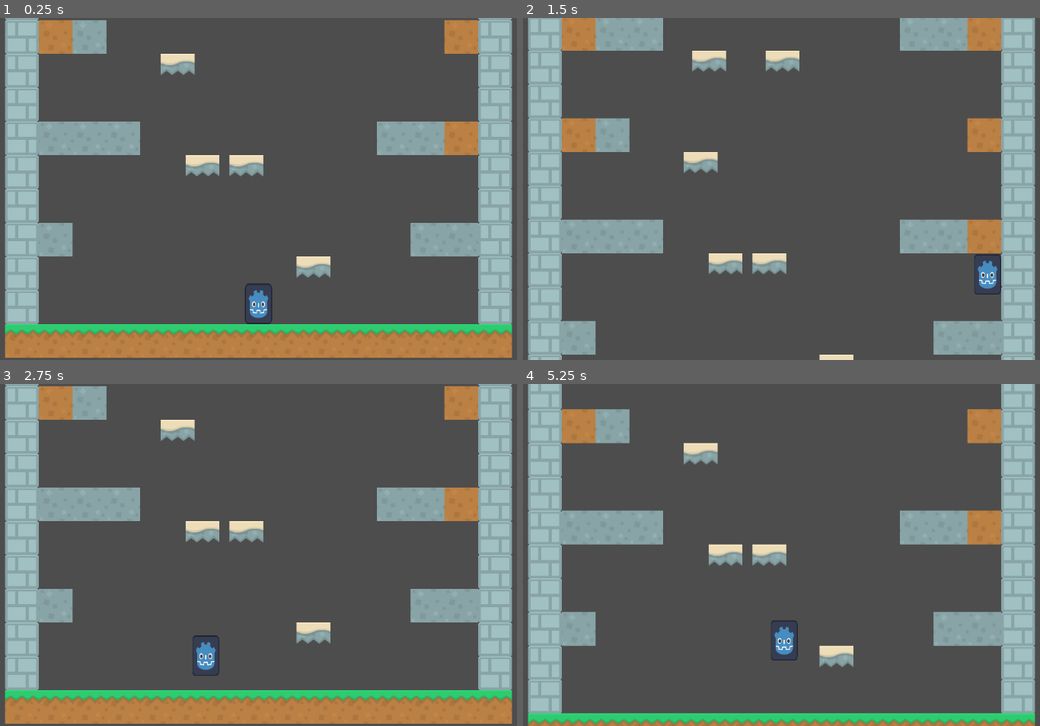
Above: before the commit, frames 1-4 (two rows, left to right).
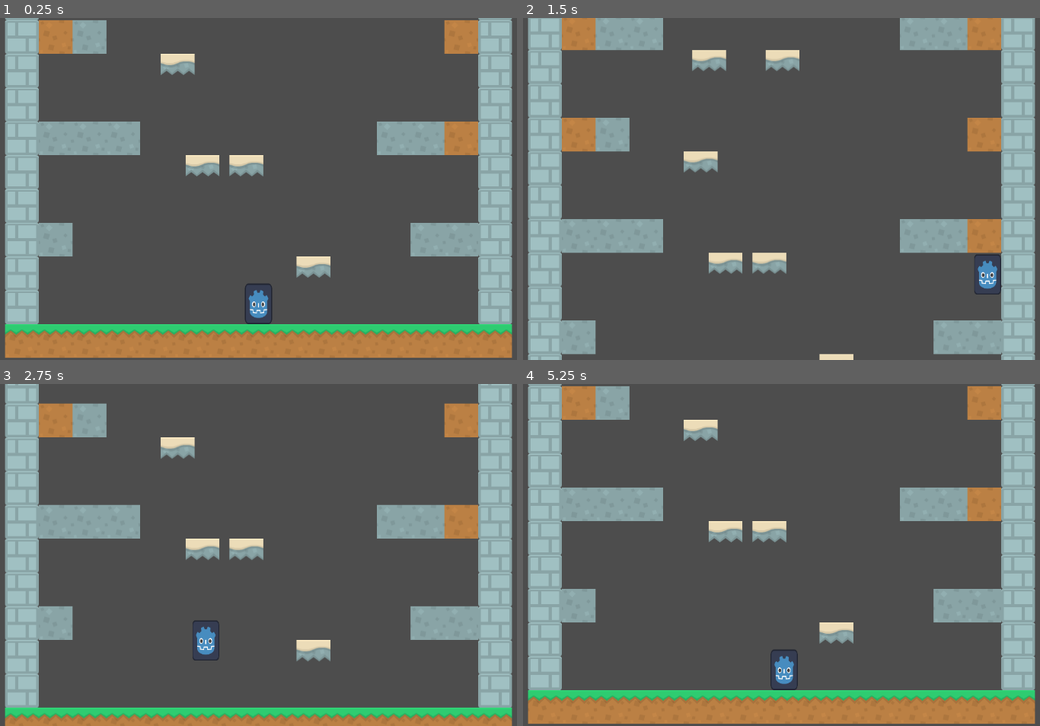
Above: after the commit, the same moments.

Repository: AllyJoho/princess-game
Game: Godot game, scene res://scenes/level.tscn
Two runs of this game, one before a commit and one after it. Both use one fixed random seed, a clock stepped at 60 frames per second and the inputs below.
Inputs:
- Up to frame 1 (0.25 s): no input
- Up to frame 2 (1.5 s): tap Enter at 0.5 s; hold D (move_right) from 0.53 s (still down); tap Space (jump) at 0.6, 0.77, 1.07, 1.35 s
- Up to frame 3 (2.75 s): tap Space (jump) at 1.52, 1.82, 2.1 s; release D (move_right) at 2.03 s; hold A (move_left) from 2.03 s (still down)
- Up to frame 4 (5.25 s): release A (move_left) at 2.78 s; hold D (move_right) 2.78-4.28 s; tap Space (jump) at 2.85, 3.02, 3.32, 3.6, 3.77, 4.07, 4.35, 4.52, 4.82, 5.1 s; hold A (move_left) 4.28-5.03 s; hold D (move_right) from 5.03 s (still down)

The runs differ from the first frame. In frame 2, 0.7% of the frame differs, in the area x 1-99%, y 8-99%; in frame 3, 22%; in frame 4, 28%, in the area x 0-100%, y 0-100%.

Commit message:
small patch before level overhaul

Diff:
--- a/scenes/level.tscn
+++ b/scenes/level.tscn
@@ -7,5 +7,3 @@
 script = ExtResource("1_w7c3h")
 
 [node name="CharacterBody2D" parent="." unique_id=1334906514 instance=ExtResource("1_2q6dc")]
-gravity = 20
-jump_force = 820
--- a/scripts/player.gd
+++ b/scripts/player.gd
@@ -5,7 +5,7 @@
 @export var jump_force = 900
 @export var max_fall = 2000
 
-func _physics_process(delta: float) -> void:
+func _physics_process(_delta: float) -> void:
 	if !is_on_floor():
 		velocity.y += gravity
 		if velocity.y > max_fall:
